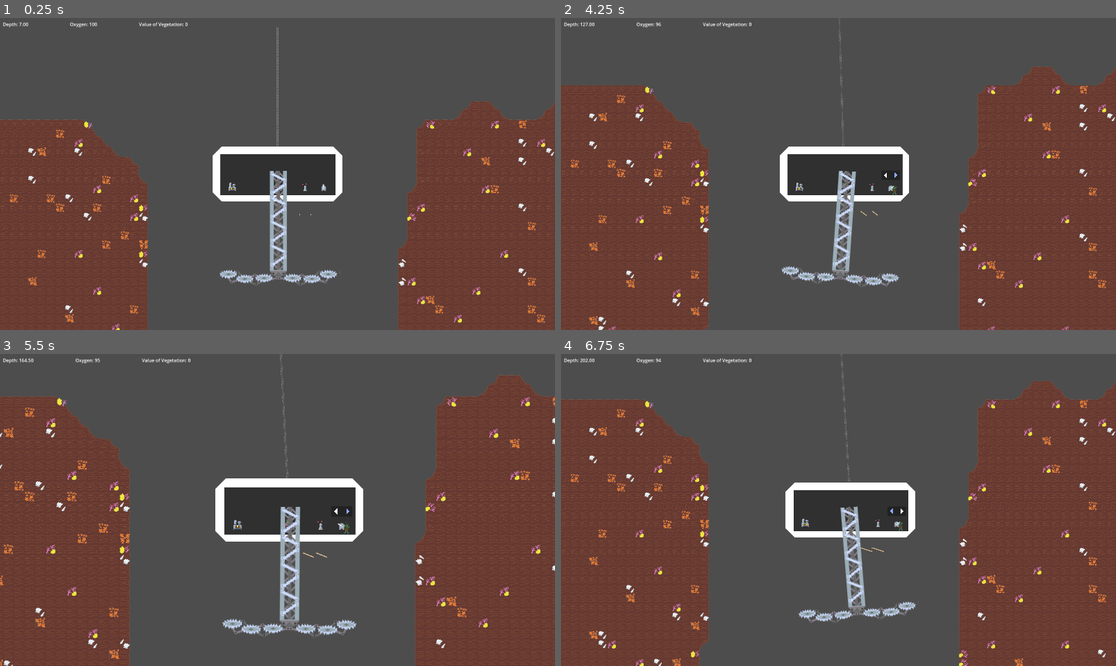
Above: before the commit, frames 1-4 (two rows, left to right).
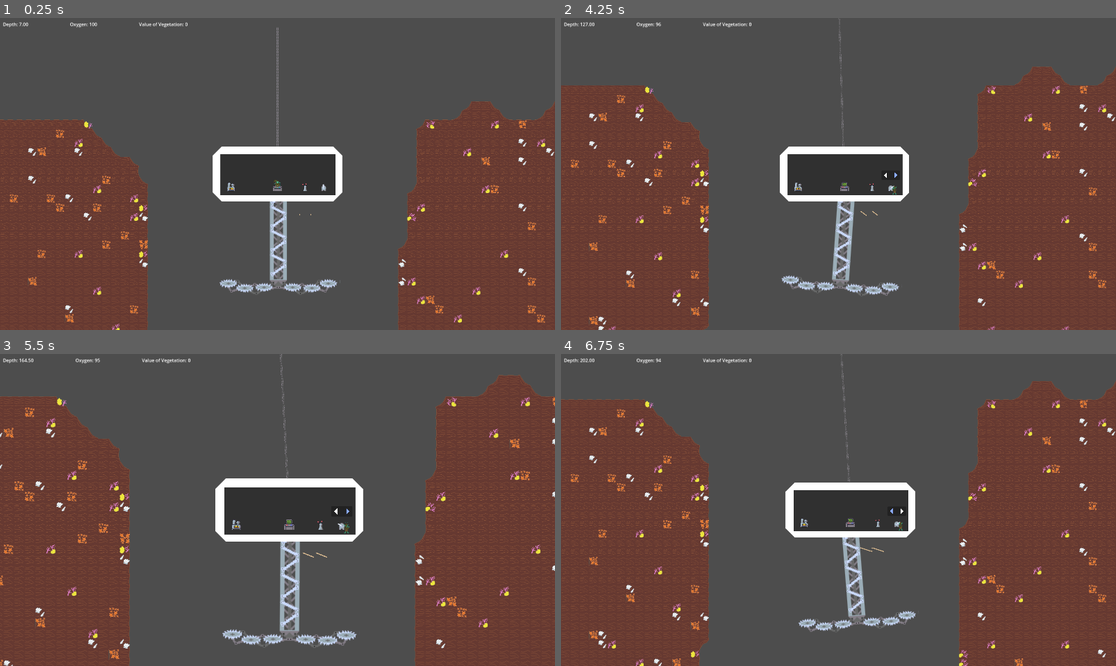
Above: after the commit, the same moments.

Repository: DSurguy/spring-2024-2d-jam
Game: Godot game, scene res://scenes/GameScene/GameScene.tscn
Same seed, same stepped clock (60 frames per second), same inputs: the game is played once before the commit and once after it. This scene is started directly instead of the project's main scene. Sound files missing from this copy of the repository are replaced by a short silence.
Inputs (mouse positions are in pixels of both pictures, inside the frame that each line leads up to):
- Up to frame 1 (0.25 s): no input
- Up to frame 2 (4.25 s): tap Enter (ui_accept) at 0.5, 0.77, 1.52, 3.02, 3.77 s; move the mouse to (960, 158) at 0.52 s; hold D (move_right) 0.53-2.03 s; tap Down (aim_down) at 0.6 s; move the mouse to (727, 189) at 1.27 s; tap Left (aim_left) at 1.35 s; move the mouse to (894, 105) at 2.02 s; hold A (move_left) 2.03-2.78 s; tap Right (aim_right) at 2.1 s; move the mouse to (810, 236) at 2.77 s; hold D (move_right) from 2.78 s (still down); tap Up (aim_up) at 2.85 s; move the mouse to (1005, 220) at 3.52 s; tap E (interact) at 3.6 s
- Up to frame 3 (5.5 s): move the mouse to (111, 463) at 4.27 s; release D (move_right) at 4.28 s; hold A (move_left) 4.28-5.03 s; click (111, 463) at 4.35 s; tap Enter (ui_accept) at 4.52 s; move the mouse to (305, 510) at 5.02 s; hold D (move_right) from 5.03 s (still down); tap Mouse wheel down (zoom_down) at 5.1 s
- Up to frame 4 (6.75 s): move the mouse to (755, 432) at 5.77 s; release D (move_right) at 5.78 s; hold A (move_left) from 5.78 s (still down); tap Mouse wheel up (zoom_up) at 5.85 s; tap Enter (ui_accept) at 6.02 s; move the mouse to (960, 494) at 6.52 s; tap Down (aim_down) at 6.6 s

The runs differ from the first frame. In frame 1, 1.7% of the frame differs, in the area x 39-62%, y 48-89%; in frame 2, 1.7%; in frame 3, 2.1%, in the area x 40-65%, y 48-94%; in frame 4, 1.8%.

Commit message:
fixed more ordering and cleaned up relative position stuff

Diff:
--- a/scenes/GameScene/Stations/helm.tscn
+++ b/scenes/GameScene/Stations/helm.tscn
@@ -30,7 +30,6 @@
 }
 
 [node name="Helm" type="Node2D"]
-position = Vector2(192, 32)
 script = ExtResource("1_7g6xy")
 
 [node name="HelmUI" parent="." instance=ExtResource("2_gjx2v")]
--- a/scenes/GameScene/Stations/scythe.tscn
+++ b/scenes/GameScene/Stations/scythe.tscn
@@ -97,7 +97,7 @@
 polygon = PackedVector2Array(8, 24, 224, 0, 8, -24)
 
 [node name="Sprite2D" type="Sprite2D" parent="ScytheCollision"]
-z_index = 5
+z_index = -10
 position = Vector2(3, 112)
 scale = Vector2(2.675, 2.675)
 texture = ExtResource("5_k8yx2")
@@ -113,15 +113,13 @@
 [node name="HelmUI" parent="." instance=ExtResource("2_f5akm")]
 visible = false
 offset_left = -32.0
-offset_top = -16.0
+offset_top = -56.0
 offset_right = 32.0
-offset_bottom = 16.0
+offset_bottom = -24.0
 
 [node name="Station" parent="." instance=ExtResource("3_m42rt")]
-position = Vector2(0, 32)
 
 [node name="Sprite2D" type="Sprite2D" parent="Station"]
-z_index = 3
 texture = ExtResource("5_eas85")
 hframes = 4
 
--- a/scenes/GameScene/Stations/trawl.tscn
+++ b/scenes/GameScene/Stations/trawl.tscn
@@ -78,9 +78,9 @@
 anchor_right = 0.5
 anchor_bottom = 1.0
 offset_left = -32.0
-offset_top = -10.0
+offset_top = -56.0
 offset_right = 32.0
-offset_bottom = 22.0
+offset_bottom = -24.0
 grow_horizontal = 2
 grow_vertical = 0
 
--- a/scenes/GameScene/submarine.tscn
+++ b/scenes/GameScene/submarine.tscn
@@ -33,9 +33,10 @@
 position = Vector2(160, 32)
 
 [node name="Ascend" parent="Stations" instance=ExtResource("5_qpvru")]
-position = Vector2(-156, 32)
+position = Vector2(-160, 32)
 
 [node name="Scythe" parent="Stations" instance=ExtResource("6_8gp6i")]
+position = Vector2(0, 32)
 
 [node name="Trawl" parent="Stations" instance=ExtResource("10_7jlvt")]
 position = Vector2(96, 32)
